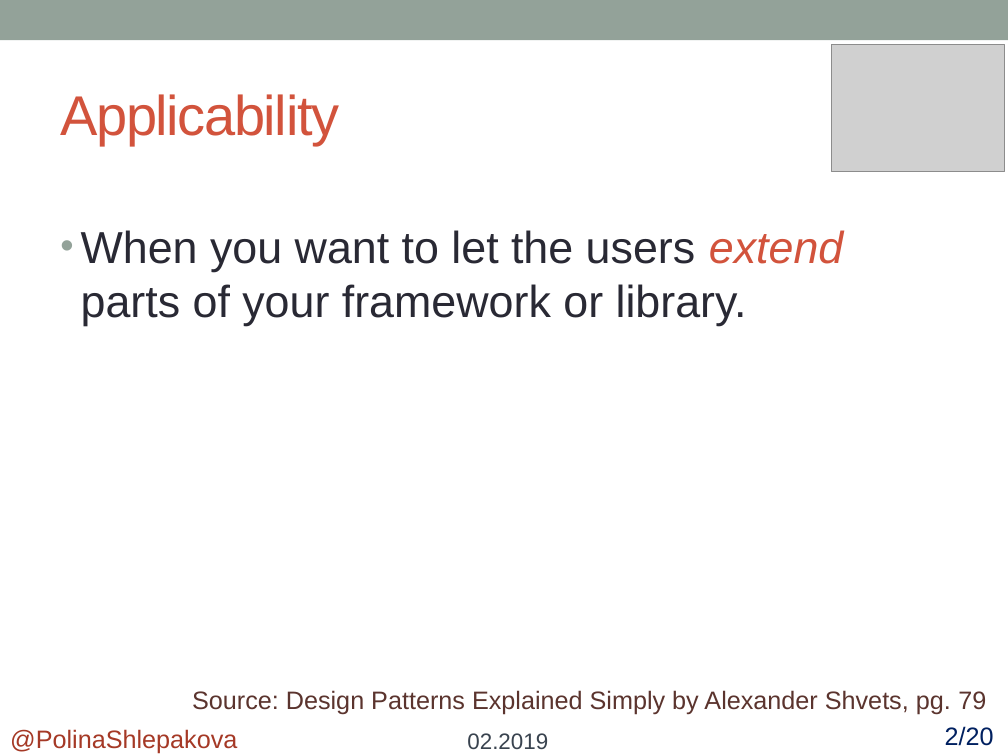
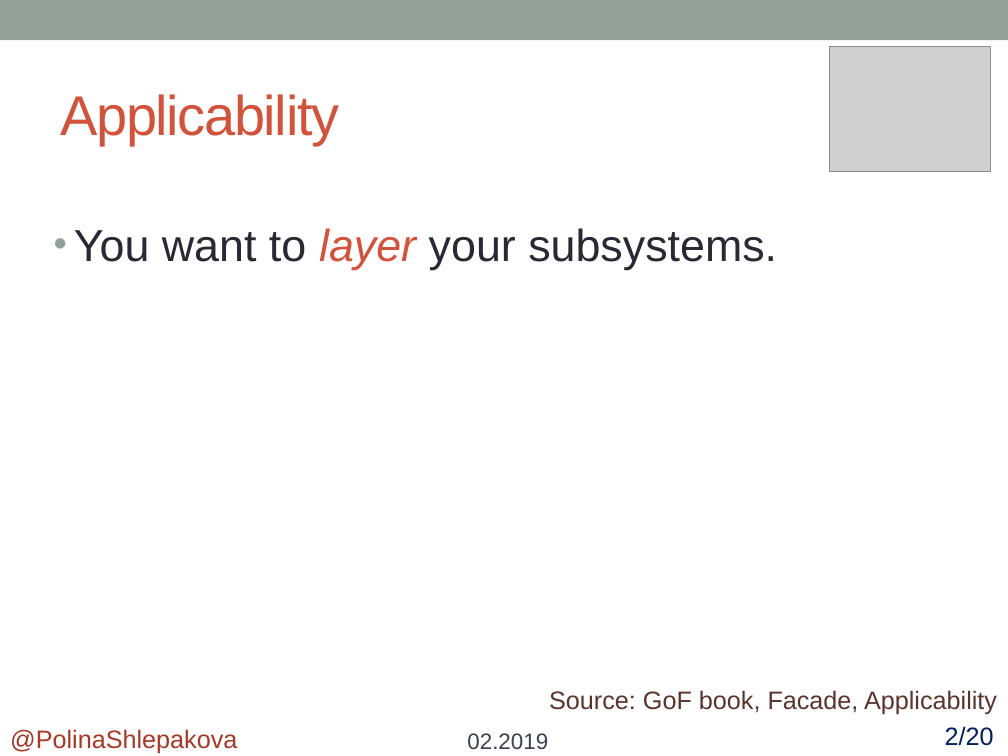
Before and after one commit to polykross/FactoryMethod-Facade, a slide deck: slide 19 of Facade/Presentation/Facade.pptx (slide 12 before the commit). Drawn at 1008x756 pixels with LibreOffice and Linux fonts; fonts in the diff are those of the drawing; grey boxes stand for pictures. Boxes give left, top, right and bottom in pixels: in the first picture for what was removed or moved away, otherwise in the second. Text is boxed around its words. In the diff, an @@ line names an element or a change of style, - is before the commit and + after.

Commit message:
Create the 2nd part of Facade presentation
- applicability
- advantages and disadvanrages
- related patterns
- resources

---
Test:
open Facade/Presentation/Facade.pptx

```diff
--- a/Facade/Presentation/Facade.pptx
+++ b/Facade/Presentation/Facade.pptx
@@ picture: place and size @@
-picture at box(832, 44, 1005, 171)
+picture at box(830, 46, 991, 172)
@@ text added at box(74, 228, 777, 270), 32 pt, text #292934 @@
+• You want to layer your subsystems.
@@ text removed at box(81, 230, 843, 326) @@
-• When you want to let the users extend parts of your framework or library.
@@ text removed at box(192, 690, 986, 715) @@
-Source: Design Patterns Explained Simply by Alexander Shvets, pg. 79
@@ text added at box(549, 690, 997, 715), 18 pt, text #5B352E @@
+Source: GoF book, Facade, Applicability
```
Also in this commit, not shown: 2 other slides changed, 17 slides added, 11 slides removed.
